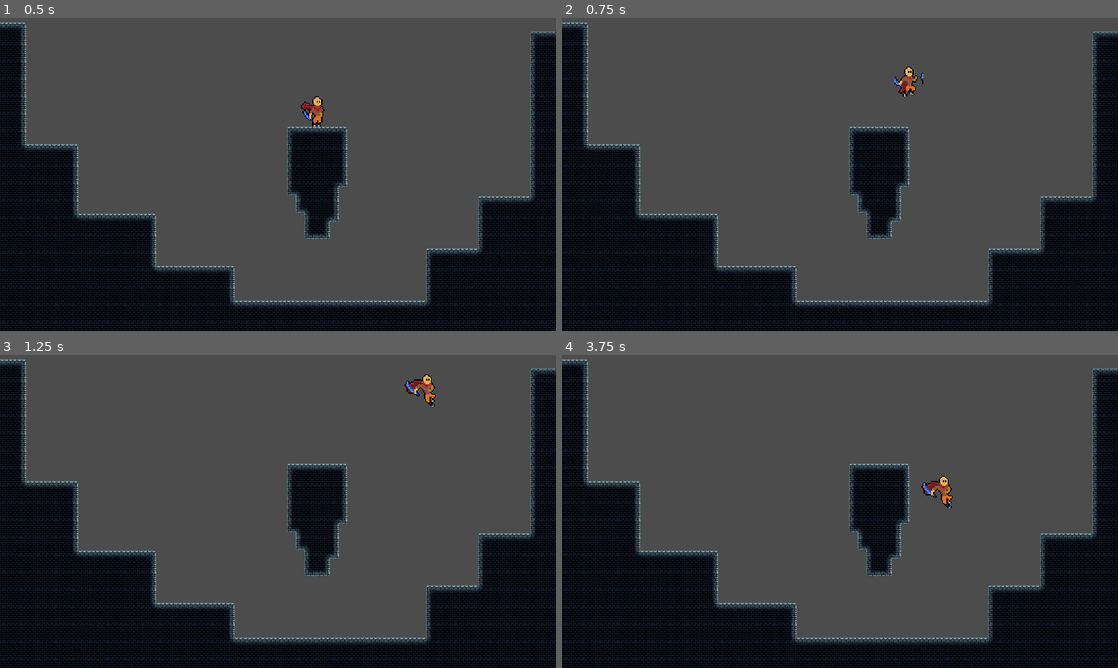
Above: before the commit, frames 1-4 (two rows, left to right).
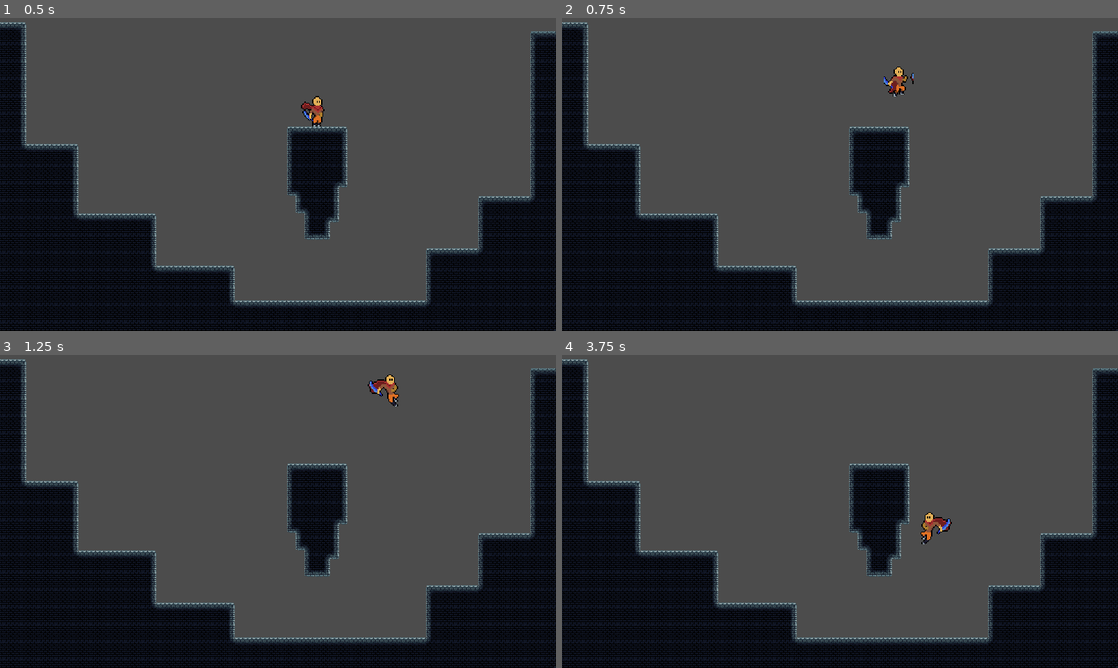
Above: after the commit, the same moments.

Repository: nadzmiidzham/poc-roguelike
Game: Godot game, scene res://src/scene/player/player_scene.tscn
Two runs of this game, one before a commit and one after it. Both use one fixed random seed, a clock stepped at 60 frames per second and the inputs below. Before the commit the project starts from res://src/scene/player_scene.tscn.
Inputs:
- Up to frame 1 (0.5 s): no input
- Up to frame 2 (0.75 s): hold D (move_right) from 0.53 s (still down); tap Space (jump) at 0.6 s
- Up to frame 3 (1.25 s): keep holding D (move_right); tap Space (jump) at 0.77, 1.07 s
- Up to frame 4 (3.75 s): tap Space (jump) at 1.35, 1.52, 1.82, 2.1, 2.85, 3.02, 3.32, 3.6 s; release D (move_right) at 2.03 s; hold A (move_left) 2.03-2.78 s; hold D (move_right) from 2.78 s (still down)

Frame 1 is identical in both runs. In frame 2, 0.4% of the frame differs, in the area x 57-65%, y 15-26%; in frame 3, 0.6%, in the area x 66-79%, y 6-17%; in frame 4, 0.6%.

Commit message:
code & folder structure refactor

Diff:
--- a/project.godot
+++ b/project.godot
@@ -29,10 +29,10 @@
 "language": "GDScript",
 "path": "res://src/actor/player/state/state_jump.gd"
 }, {
-"base": "Node",
+"base": "Reference",
 "class": "StateMachine",
 "language": "GDScript",
-"path": "res://src/common/state_machine.gd"
+"path": "res://src/common/script/state_machine.gd"
 }, {
 "base": "Node",
 "class": "StateRun",
@@ -51,8 +51,8 @@
 [application]
 
 config/name="poc-roguelike"
-run/main_scene="res://src/scene/player_scene.tscn"
-config/icon="res://src/sprite/player/player_fall.png"
+run/main_scene="res://src/scene/player/player_scene.tscn"
+config/icon="res://src/actor/player/sprite/player_fall.png"
 
 [display]
 
@@ -109,6 +109,11 @@
  ]
 }
 
+[layer_names]
+
+2d_physics/layer_1="default"
+2d_physics/layer_2="interactable"
+
 [rendering]
 
 quality/2d/use_pixel_snap=true
--- a/src/actor/player/prefab/player.tscn
+++ b/src/actor/player/prefab/player.tscn
@@ -1,16 +1,16 @@
 [gd_scene load_steps=18 format=2]
 
-[ext_resource path="res://src/sprite/player/player_idle.png" type="Texture" id=1]
-[ext_resource path="res://src/sprite/player/player_run.png" type="Texture" id=2]
-[ext_resource path="res://src/sprite/player/player_fall.png" type="Texture" id=3]
+[ext_resource path="res://src/actor/player/sprite/player_idle.png" type="Texture" id=1]
+[ext_resource path="res://src/actor/player/sprite/player_run.png" type="Texture" id=2]
+[ext_resource path="res://src/actor/player/sprite/player_fall.png" type="Texture" id=3]
 [ext_resource path="res://src/actor/player/state/state_run.gd" type="Script" id=4]
 [ext_resource path="res://src/actor/player/player.gd" type="Script" id=5]
 [ext_resource path="res://src/actor/player/state/state_idle.gd" type="Script" id=6]
-[ext_resource path="res://src/common/state_machine.gd" type="Script" id=7]
+[ext_resource path="res://src/common/script/state_machine.gd" type="Script" id=7]
 [ext_resource path="res://src/actor/player/state/state_fall.gd" type="Script" id=8]
 [ext_resource path="res://src/actor/player/state/state_jump.gd" type="Script" id=9]
-[ext_resource path="res://src/sprite/player/player_jump.png" type="Texture" id=10]
-[ext_resource path="res://src/sprite/player/wall_slide.png" type="Texture" id=11]
+[ext_resource path="res://src/actor/player/sprite/player_jump.png" type="Texture" id=10]
+[ext_resource path="res://src/actor/player/sprite/wall_slide.png" type="Texture" id=11]
 
 [sub_resource type="CapsuleShape2D" id=1]
 radius = 3.36363
@@ -611,7 +611,6 @@
 __meta__ = {
 "_edit_group_": true
 }
-speed = 300
 jump_force = 550
 
 [node name="Sprite" type="Sprite" parent="."]
Renamed: src/sprite/player/player_fall.png -> src/actor/player/sprite/player_fall.png
Not shown, changed: src/actor/player/sprite/player_fall.png.import
Renamed: src/sprite/player/player_idle.png -> src/actor/player/sprite/player_idle.png
Not shown, changed: src/actor/player/sprite/player_idle.png.import
Renamed: src/sprite/player/player_jump.png -> src/actor/player/sprite/player_jump.png
Not shown, changed: src/actor/player/sprite/player_jump.png.import
Renamed: src/sprite/player/player_run.png -> src/actor/player/sprite/player_run.png
Not shown, changed: src/actor/player/sprite/player_run.png.import
Renamed: src/sprite/player/wall_slide.png -> src/actor/player/sprite/wall_slide.png
Not shown, changed: src/actor/player/sprite/wall_slide.png.import
Renamed: src/common/state_machine.gd -> src/common/script/state_machine.gd
Renamed: src/sprite/icon.png -> src/icon/icon.png
(and 2 more such lines)
